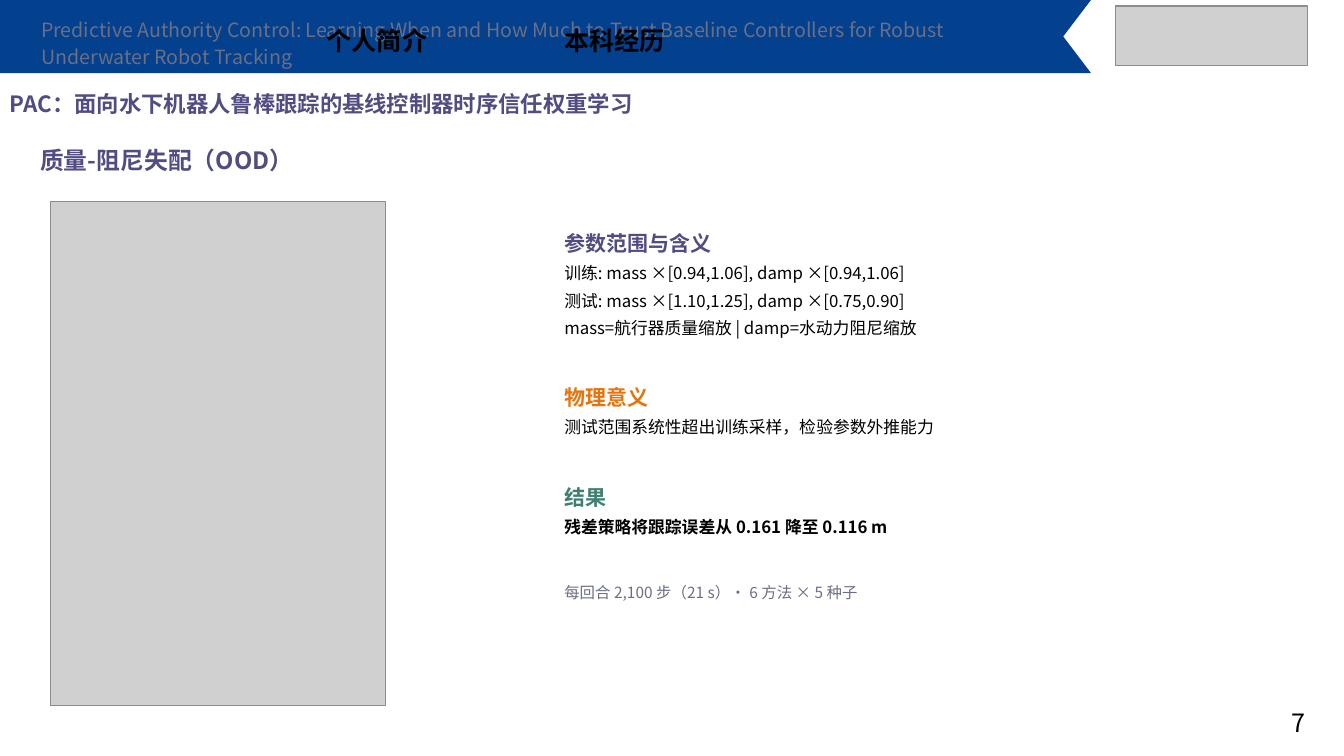
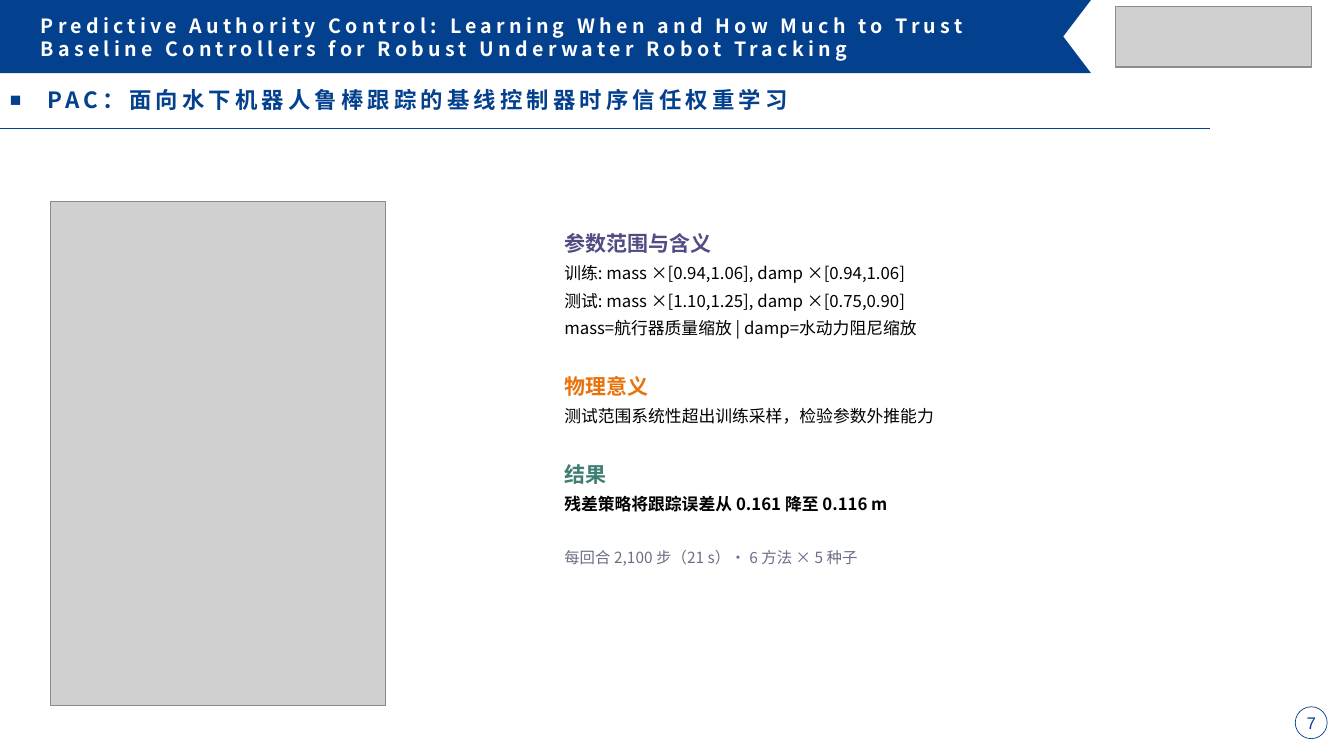
Before and after one commit to Jiacheng-Tian/predictive-authority-control, a slide deck: slide 7 of paper/PAC_组会答辩_完整版.pptx. Drawn at 1344x756 pixels with LibreOffice and Linux fonts; fonts in the diff are those of the drawing; grey boxes stand for pictures. Boxes give left, top, right and bottom in pixels: in the first picture for what was removed or moved away, otherwise in the second. Text is boxed around its words. In the diff, an @@ line names an element or a change of style, - is before the commit and + after.

Commit message:
defense: rewrite S3-S4 with plain-language parameter explanations
S3 (network): 24-dim feature vector fully broken down into 7 groups
(position error 3+1, body velocity 3+1, SMC commands 3+2, saturation 1,
MPC commands 3+2, current estimate 2, trajectory phase 3) — each with
'what it measures' and 'why it matters for trust allocation'. Transformer
processing explained step by step (H=16 window = 160ms, embed 32, 4-head
attention, sigmoid output).

S4 (training): reward function table rewritten with plain-language
column ('偏离目标越远扣越多分', '越界了重罚'). TD3 hyperparameter table now
has '大白话' column explaining WHY each value ('策略学慢一点稳',
'目标网络慢慢跟防震荡', '从记忆库抽256条经验学习').

```diff
--- a/paper/PAC_组会答辩_完整版.pptx
+++ b/paper/PAC_组会答辩_完整版.pptx
@@ text "Predictive Authority Control: Learning When ..." at (858, 18, 963, 34): text colour #6B6F85 to #FFFFFF, letter spacing 0 to 3 pt, bold on; line spacing 1.15 to 1; less space between paragraphs @@
@@ text "个人简介" at (338, 24, 443, 56): text colour #000000 to #FFFFFF, letter spacing 0 to 1.1 pt; alignment left to centre @@
@@ text "本科经历" at (611, 24, 716, 56): text colour #000000 to #FFFFFF, letter spacing 0 to 1.1 pt; alignment left to centre @@
@@ picture: place and size @@
-picture at (1116, 6, 1308, 66)
+picture at (1116, 6, 1312, 68)
@@ text "PAC：面向水下机器人鲁棒跟踪的基线控制器时序信任权重学习" at (129, 86, 787, 114): text colour #514D83 to #03408E, letter spacing 0 to 3 pt; bullet none to ■; line spacing 1.15 to 1; less space between paragraphs @@
@@ text added at (1167, 66, 1272, 69), 18 pt, text #FFFFFF, bold @@
+读研展望
@@ line added from (0, 129) to (1211, 129), #03408E 0.5 pt @@
@@ text removed at (40, 148, 293, 171) @@
-质量-阻尼失配（OOD）
@@ text "参数范围与含义" rewrapped from (564, 233, 934, 601) to (564, 233, 934, 566) @@
@@ page number at (1307, 717, 1316, 729): size 18 to 12 pt, font Noto Sans CJK SC to Arial, text colour #000000 to #03408E; alignment left to centre; vertical alignment top to middle @@
@@ ellipse added at (1296, 707, 1328, 739), fill #FFFFFF, outline #03408E 0.5 pt @@
```
Also in this commit, not shown: 13 other slides changed, 1 slide removed.
